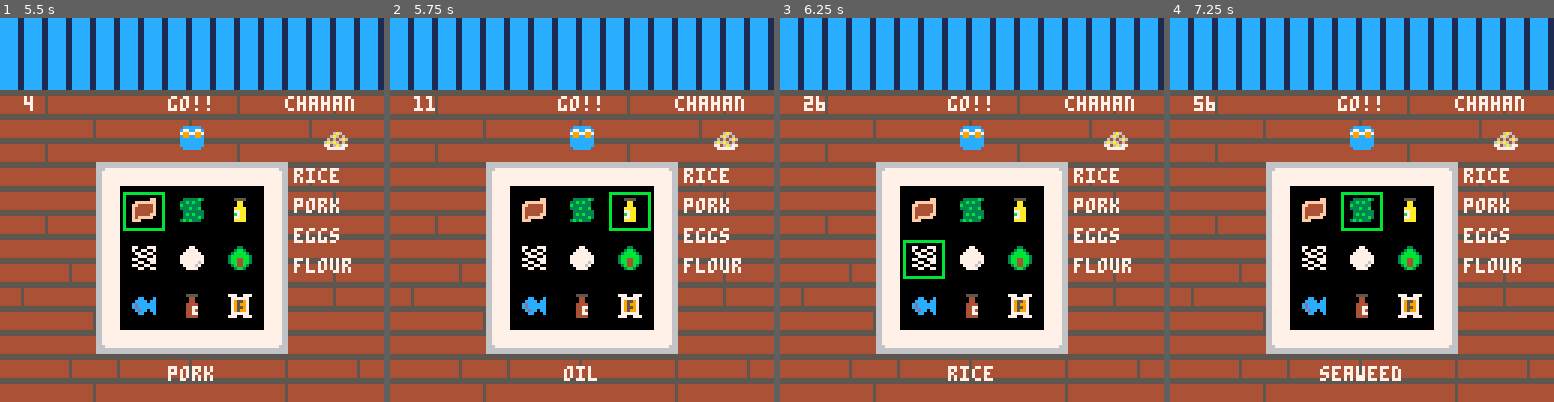
Above: before the commit, frames 1-4 (left to right).
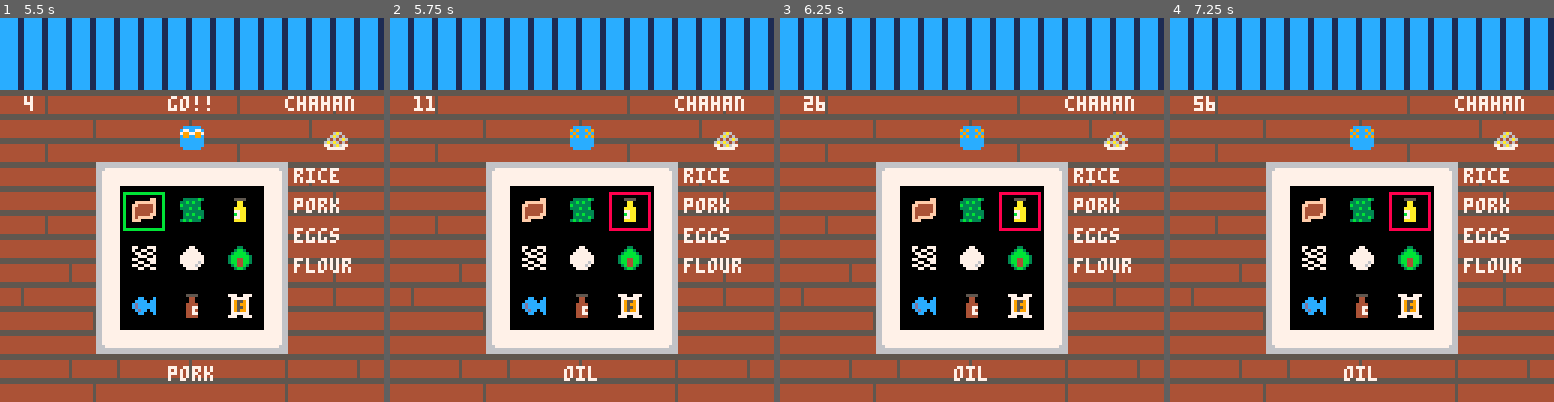
Above: after the commit, the same moments.

Repository: joedono/pico
Game: PICO-8 cartridge abby food school.p8
The game is run twice, just before and just after one commit, with the same random seed, the same clock (stepped at 60 frames per second) and the same inputs.
Inputs:
- Up to frame 1 (5.5 s): tap X (X key) at 0.33, 1.07, 1.85, 2.97, 4.08, 5.2 s; tap O (Z key) at 0.7, 1.7, 2.1, 2.5, 2.9, 3.3, 3.7, 4.1, 4.5, 4.9, 5.3 s; hold Right 1.6-2.1 s; hold Up 2.15-2.42 s; hold Right 2.47-3.03 s; hold Left 3.08-3.58 s; hold Down 3.63-3.97 s; hold Right 4.02-4.68 s; hold Up 4.73-5.03 s; hold Left from 5.08 s (still down)
- Up to frame 2 (5.75 s): release Left at 5.68 s; tap O (Z key) at 5.7 s; hold Down from 5.73 s (still down)
- Up to frame 3 (6.25 s): release Down at 6.03 s; hold Right from 6.08 s (still down); tap O (Z key) at 6.1 s
- Up to frame 4 (7.25 s): tap X (X key) at 6.32 s; tap O (Z key) at 6.5, 6.9 s; release Right at 6.58 s; hold Right 6.63-7.13 s; hold Up from 7.18 s (still down)

Frame 1 is identical in both runs. In frame 2, 0.6% of the frame differs, in the area x 43-68%, y 20-56%; in frame 3, 1.1%; in frame 4, 1.2%, in the area x 39-68%, y 20-95%.

Commit message:
Finished up to win condition

Diff:
--- a/abby food school.p8
+++ b/abby food school.p8
@@ -52,6 +52,12 @@
   timer=timer+1;
   update_cursor();
   update_select()
+ elseif (state==4) then
+  timer=timer+1;
+ elseif (state==5) then
+  if (btnp(❎) or btnp(🅾️)) then
+   _init();
+  end
  end
 end
 
@@ -64,15 +70,18 @@
  if (state==1) print("steady",52,26,7);
  if (state==2) print("go!!",56,26,7);
 
- if (state>=2) then
+ if (state>=2 and state<5) then
   draw_recipe();
   draw_ingredients();
+  draw_chosen_ingredients();
   draw_cursor();
   draw_select_text();
- end
-
- if (state==2 or state==3) then
   print(timer,8,26,7);
+ elseif (state==5) then
+  local r = foods[recipe];
+  print("congradulations!!",32,26,7);
+  spr(r.s,60,60);
+  print("press ❎ or 🅾️ to try again",10,118,7);
  end
 end
 -->8
@@ -100,6 +109,8 @@
   { n="noodles",s=18 },
   { n="naruto",s=19 },
  };
+
+ chosen_ingred={};
 end
 
 function init_recipe()
@@ -118,6 +129,29 @@
  end
 
  avail_ingred=shuffle(avail_ingred);
+end
+
+function is_ingred_valid()
+ local ingred=get_selected_ingredient();
+
+ for ci in all(chosen_ingred) do
+  if ingred.s==ci.s then
+   return false;
+  end
+ end
+
+ for i in all(foods[recipe].r) do
+  if ingred.s==ingredients[i].s then
+   return true;
+  end
+ end
+
+ return false;
+end
+
+function add_selected_ingred()
+ local ingred=get_selected_ingredient();
+ add(chosen_ingred,ingred);
 end
 
 function draw_recipe()
@@ -139,6 +173,12 @@
   end
  end
 end
+
+function draw_chosen_ingredients()
+ for k,v in pairs(chosen_ingred) do
+  print(v.n,4,40+(k*10),7);
+ end
+end
 -->8
 -- player
 
@@ -177,8 +217,22 @@
 end
 
 function update_select()
- if (btnp(❎)) then
-
+ if (btnp(❎) or btnp(🅾️)) then
+  if (is_ingred_valid()) then
+   add_selected_ingred();
+   check_win();
+  else
+   state=4;
+   state_timer=30;
+   sfx(2);
+  end
+ end
+end
+
+function check_win()
+ if #chosen_ingred==4 then
+  sfx(3);
+  state=5;
  end
 end
 
@@ -186,7 +240,11 @@
  local x=cur[1]*16+25;
  local y=cur[2]*16+42;
 
- rect(x,y,x+13,y+12,11);
+ if (state==2 or state==3) then
+  rect(x,y,x+13,y+12,11);
+ elseif (state==4) then
+  rect(x,y,x+13,y+12,8);
+ end
 end
 
 function draw_select_text()
Not shown, changed: the sound effects (__sfx__) section of abby food school.p8
